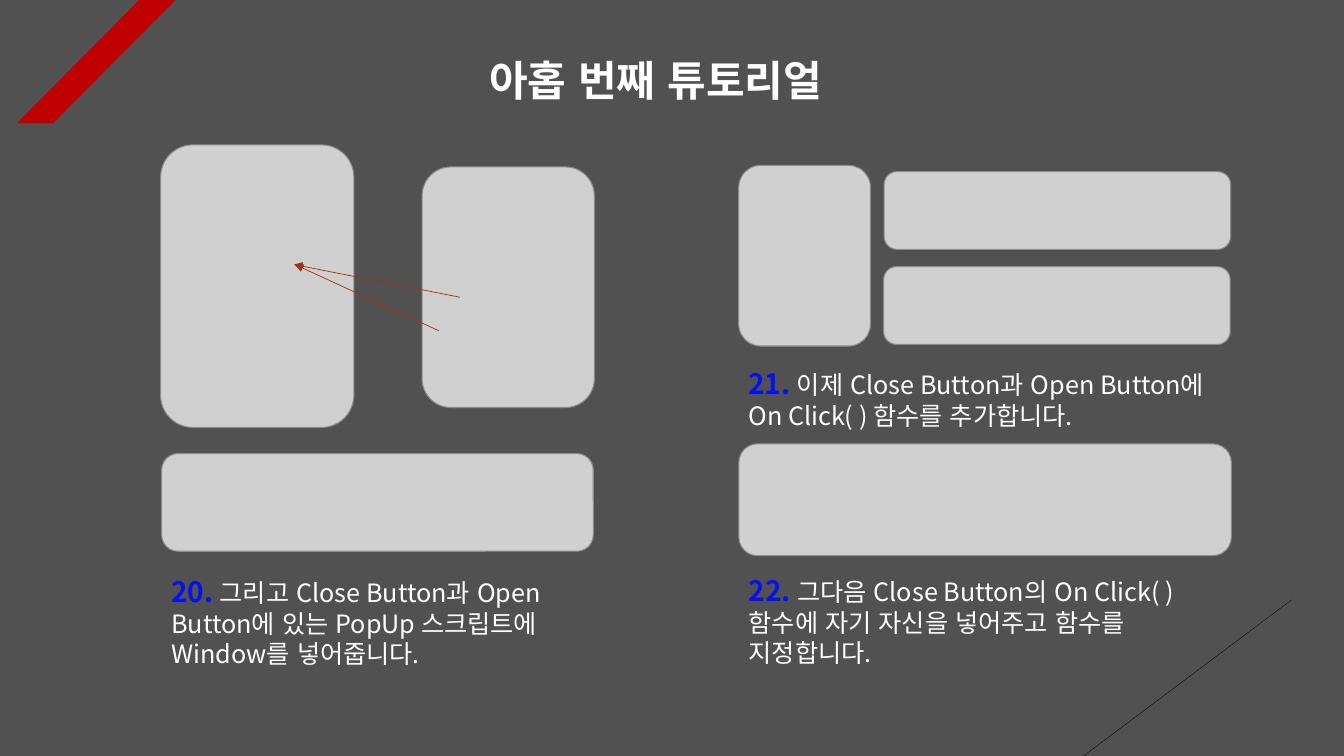
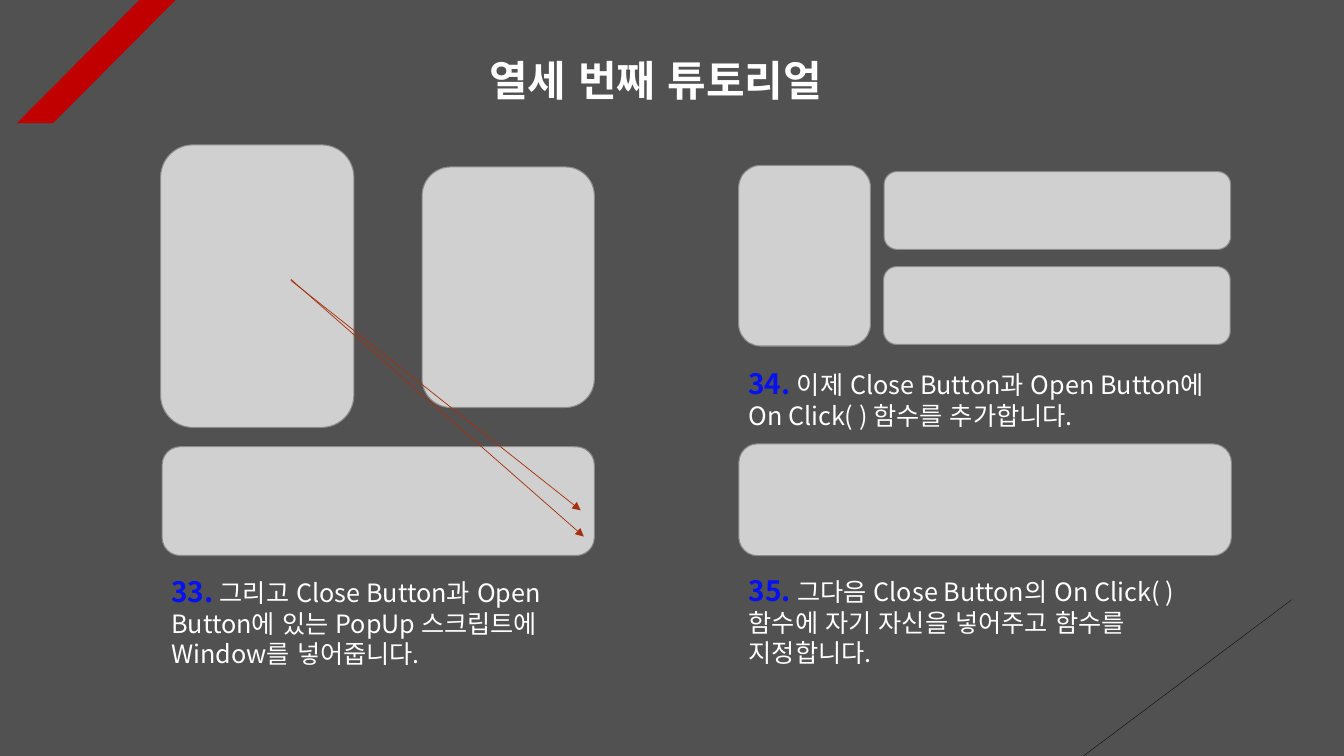
Before and after one commit to Unity2033/3D-UnityEngine, a slide deck: slide 13 of Assets/Class/Animation Clip/PPT Data/Animation Clip Example.pptx (slide 9 before the commit). Drawn at 1344x756 pixels with LibreOffice and Linux fonts; fonts in the diff are those of the drawing; grey boxes stand for pictures. Boxes give left, top, right and bottom in pixels: in the first picture for what was removed or moved away, otherwise in the second. Text is boxed around its words. In the diff, an @@ line names an element or a change of style, - is before the commit and + after.

```diff
--- a/Assets/Class/Animation Clip/PPT Data/Animation Clip Example.pptx
+++ b/Assets/Class/Animation Clip/PPT Data/Animation Clip Example.pptx
@@ text at <box>489,61,821,100</box>: text changed @@
-아홉 번째 튜토리얼
+열세 번째 튜토리얼
@@ arrow removed from (439, 331) to (295, 264) @@
@@ arrow moved from (460, 297) - (294, 264) to (291, 280) - (581, 510) @@
@@ arrow added from (291, 279) to (584, 536), #A5300F 0.5 pt dashed @@
@@ text at <box>748,373,1204,430</box>: text changed @@
-21. 이제 Close Button과 Open Button에 On Click( ) 함수를 추가합니다.
+34. 이제 Close Button과 Open Button에 On Click( ) 함수를 추가합니다.
@@ picture: place and size @@
-picture at <box>161,454,593,552</box>
+picture at <box>162,447,595,556</box>
@@ text at <box>171,581,541,665</box>: text changed @@
-20. 그리고 Close Button과 Open Button에 있는 PopUp 스크립트에 Window를 넣어줍니다.
+33. 그리고 Close Button과 Open Button에 있는 PopUp 스크립트에 Window를 넣어줍니다.
@@ text at <box>749,580,1159,664</box>: text changed @@
-22. 그다음 Close Button의 On Click( ) 함수에 자기 자신을 넣어주고 함수를 지정합니다.
+35. 그다음 Close Button의 On Click( ) 함수에 자기 자신을 넣어주고 함수를 지정합니다.
```
Also in this commit, not shown: 11 other slides changed, 4 slides added, 30 other files.
